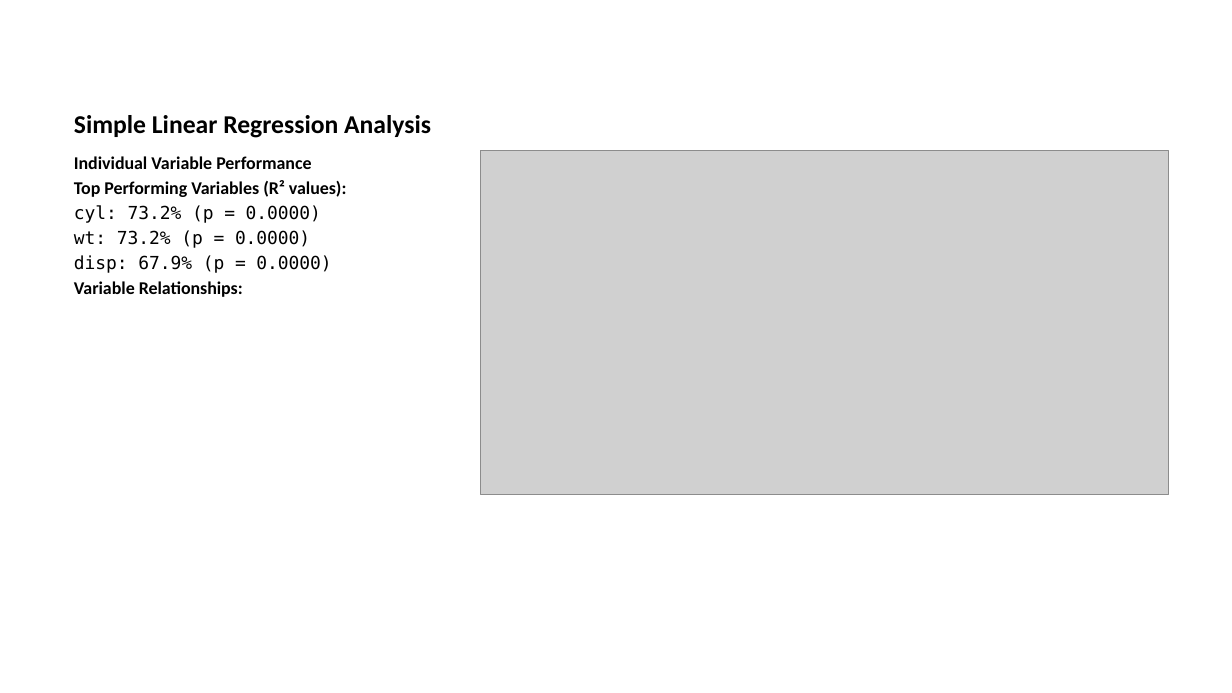
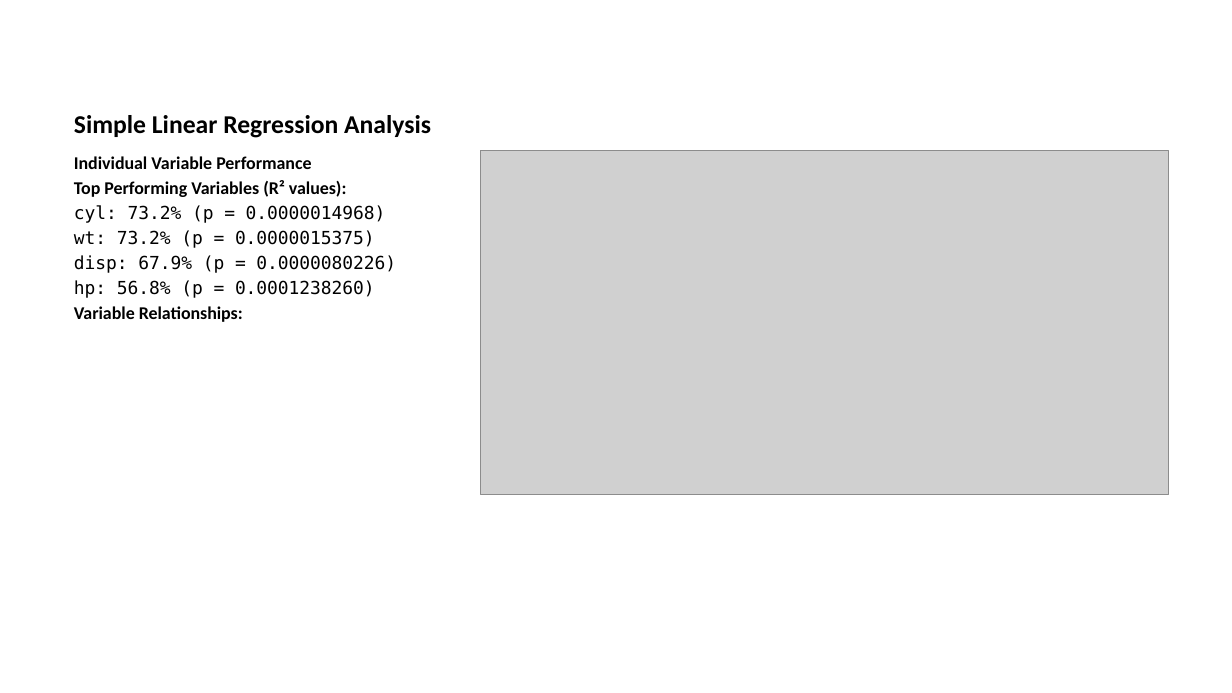
Before and after one commit to memandip/r-starter, a slide deck: slide 4 of presentation_1/supervised_learning.pptx. Drawn at 1232x693 pixels with LibreOffice and Linux fonts; fonts in the diff are those of the drawing; grey boxes stand for pictures. Boxes give left, top, right and bottom in pixels: in the first picture for what was removed or moved away, otherwise in the second. Text is boxed around its words. In the diff, an @@ line names an element or a change of style, - is before the commit and + after.

Commit message:
feat: add comprehensive README and presentation guide for car fuel efficiency analysis project

```diff
--- a/presentation_1/supervised_learning.pptx
+++ b/presentation_1/supervised_learning.pptx
@@ text at <box>74,205,396,298</box>: text changed @@
-cyl: 73.2% (p = 0.0000)
-wt: 73.2% (p = 0.0000)
-disp: 67.9% (p = 0.0000)
+cyl: 73.2% (p = 0.0000014968)
+wt: 73.2% (p = 0.0000015375)
+disp: 67.9% (p = 0.0000080226)
+hp: 56.8% (p = 0.0001238260)
```
Also in this commit, not shown: 5 other slides changed, 4 slides added, 7 slides removed, 6 other files.
